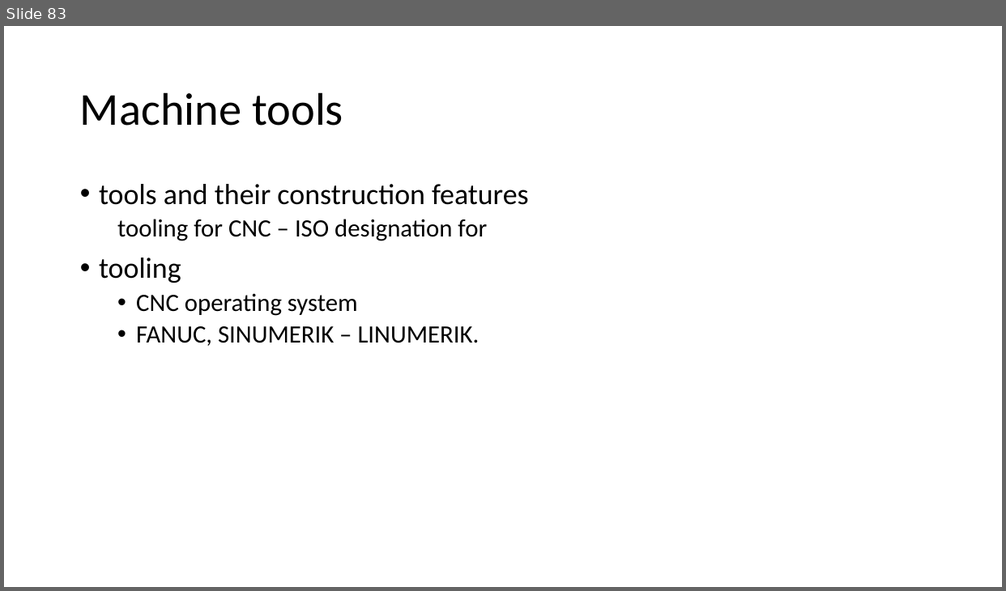
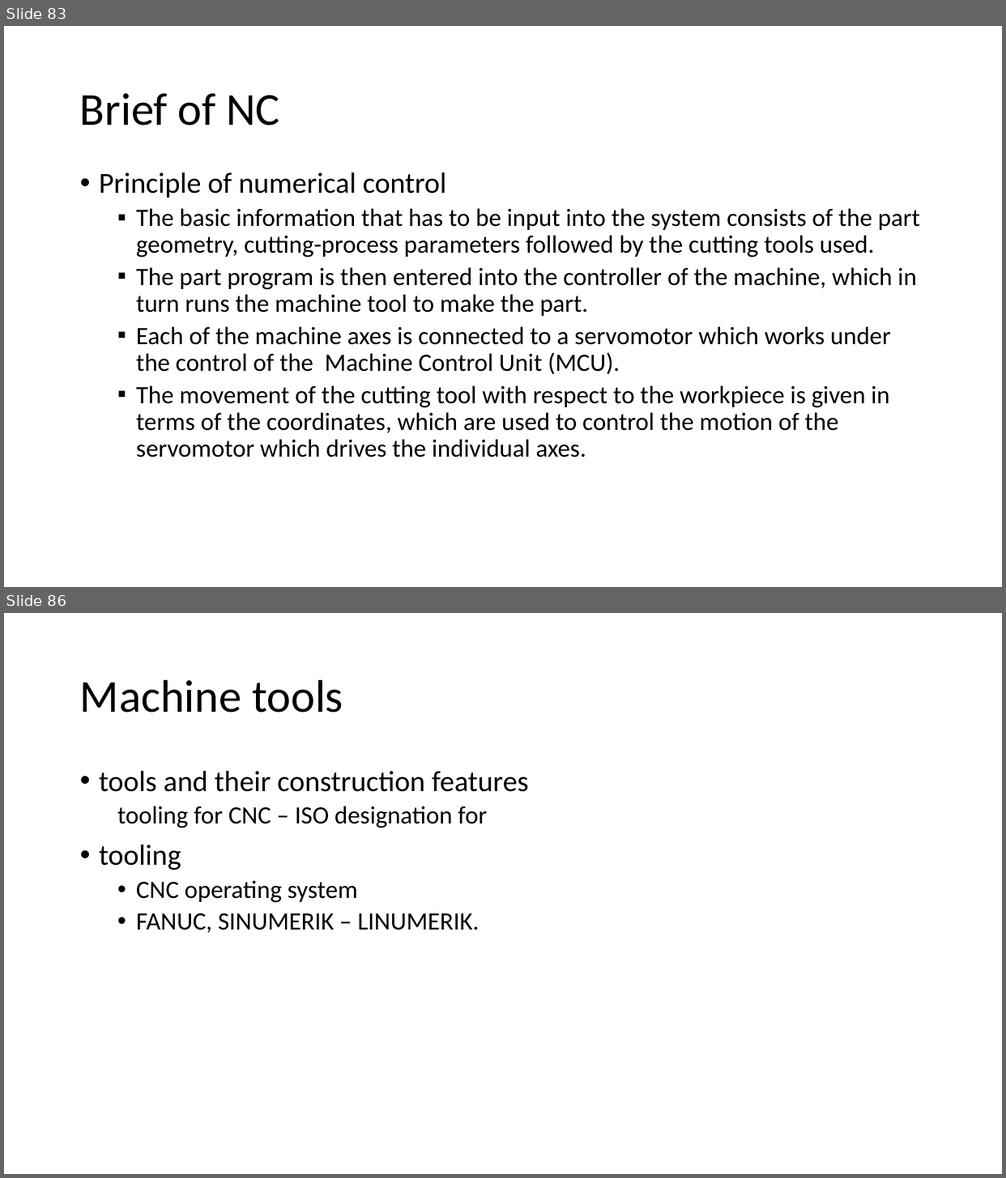
Before and after one commit to Jinny-Ching/cad_cam_course, a slide deck: CAD_CAM.pptx. Shown one above the other, each under a label of ours: slide 83 before the commit, slides 83 and 86 after it; the slides between them are not shown. The pictures are 1006x591 and 1006x1178 pixels, drawn with LibreOffice and Linux fonts; fonts in the diff are those of the drawing. Boxes give left, top, right and bottom in pixels: in the first picture for what was removed or moved away, otherwise in the second. Text is boxed around its words. In the diff, an @@ line names an element or a change of style, - is before the commit and + after.

Commit message:
cam part begin

```diff
--- a/CAD_CAM.pptx
+++ b/CAD_CAM.pptx
@@ slide 83 added at (4, 26, 1002, 587), background #FFFFFF @@
@@ title added at (80, 93, 280, 126), 44 pt, text #000000 @@
+Brief of NC
@@ text added at (99, 173, 920, 458), 24 pt, text #000000 @@
+• Principle of numerical control
+  ▪ The basic information that has to be input into the system consists of the part geometry, cutting-process parameters followed by the cutting tools used.
+  ▪ The part program is then entered into the controller of the machine, which in turn runs the machine tool to make the part.
+  ▪ Each of the machine axes is connected to a servomotor which works under the control of the Machine Control Unit (MCU).
+  ▪ The movement of the cutting tool with respect to the workpiece is given in terms of the coordinates, which are used to control the motion of the servomotor which drives the individual axes.
@@ what was slide 83 is now slide 86 @@
```
Also in this commit, not shown: 1 slide changed, 2 other slides added.
